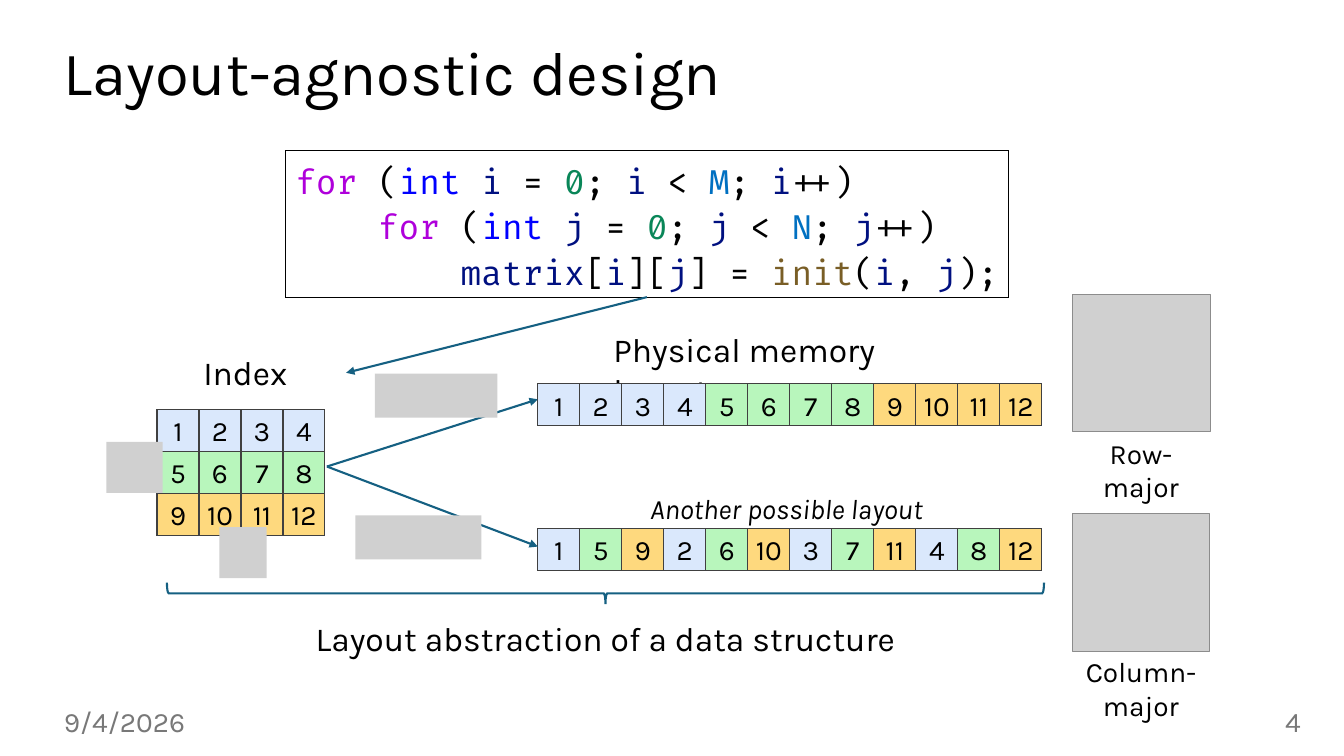
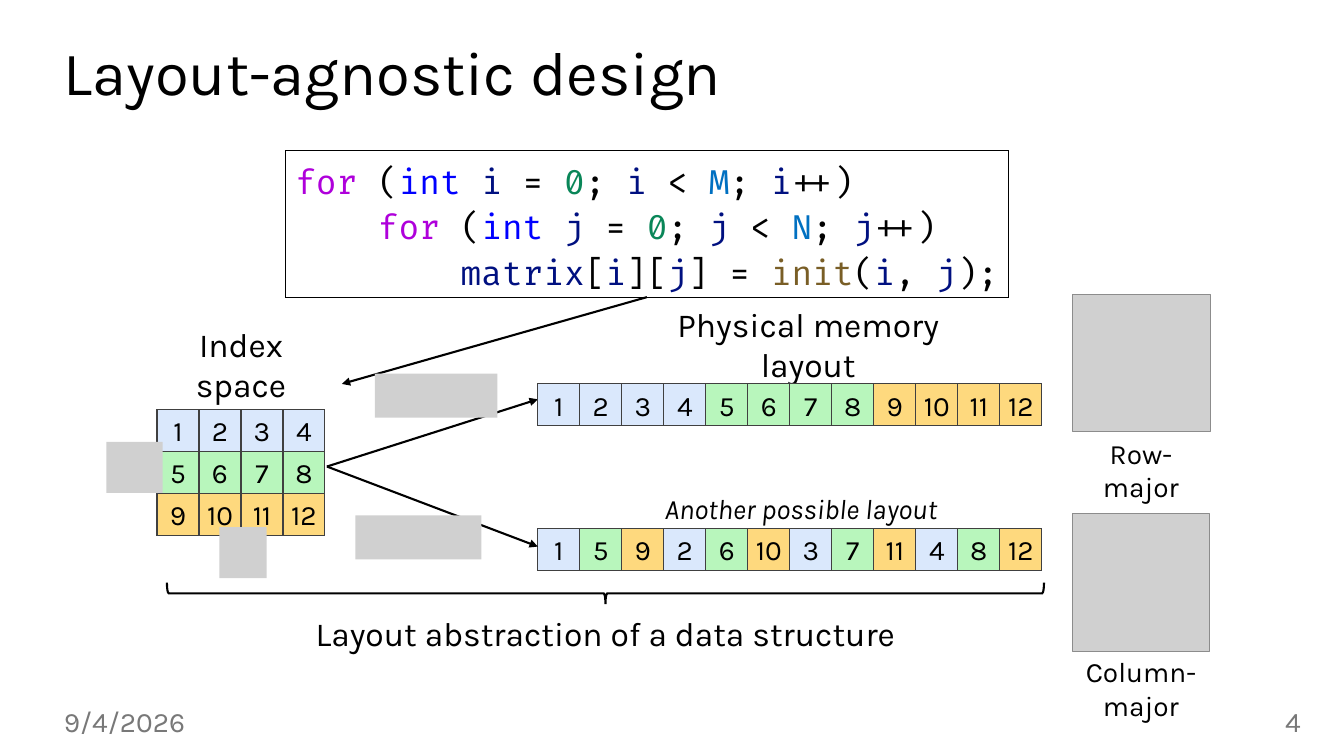
Before and after one commit to jiriklepl/phd-thesis, a slide deck: slide 4 of slides/Optimizing Memory Layouts and Traversal Orders in High-Performance Computing.pptx. Drawn at 1344x756 pixels with LibreOffice and Linux fonts; fonts in the diff are those of the drawing; grey boxes stand for pictures; background and template pictures are left out. Boxes give left, top, right and bottom in pixels: in the first picture for what was removed or moved away, otherwise in the second. Text is boxed around its words. In the diff, an @@ line names an element or a change of style, - is before the commit and + after.

```diff
--- a/slides/Optimizing Memory Layouts and Traversal Orders in High-Performance Computing.pptx
+++ b/slides/Optimizing Memory Layouts and Traversal Orders in High-Performance Computing.pptx
@@ arrow moved from (647, 297) - (346, 373) to (647, 297) - (342, 384) @@
@@ arrow (647, 297) - (342, 384): stroke #156082 1.5 pt to #000000 1.5 pt @@
@@ text "Physical memory layout" at (x1=677, y1=314, x2=939, y2=386): alignment left to centre; vertical alignment top to bottom @@
@@ text "Physical memory layout" moved from (x1=613, y1=339, x2=875, y2=412) to (x1=677, y1=314, x2=939, y2=386) @@
@@ text "Index space" moved from (x1=200, y1=362, x2=290, y2=435) to (x1=196, y1=334, x2=286, y2=405) @@
@@ text "Index space" at (x1=196, y1=334, x2=286, y2=405): vertical alignment top to bottom @@
@@ arrow (327, 467) - (538, 399): stroke #156082 1.5 pt to #000000 1.5 pt @@
@@ arrow (327, 467) - (538, 546): stroke #156082 1.5 pt to #000000 1.5 pt @@
@@ text "Another possible layout" moved from (x1=650, y1=499, x2=923, y2=526) to (x1=665, y1=499, x2=937, y2=526) @@
@@ text "Another possible layout" at (x1=665, y1=499, x2=937, y2=526): alignment left to centre; vertical alignment top to bottom @@
@@ right brace at (x1=167, y1=583, x2=1044, y2=604): outline #156082 1.5 pt to #000000 1.5 pt @@
@@ text "Layout abstraction of a data ..." moved from (x1=316, y1=628, x2=894, y2=660) to (x1=316, y1=623, x2=894, y2=655) @@
```
Also in this commit, not shown: 23 other slides changed.
